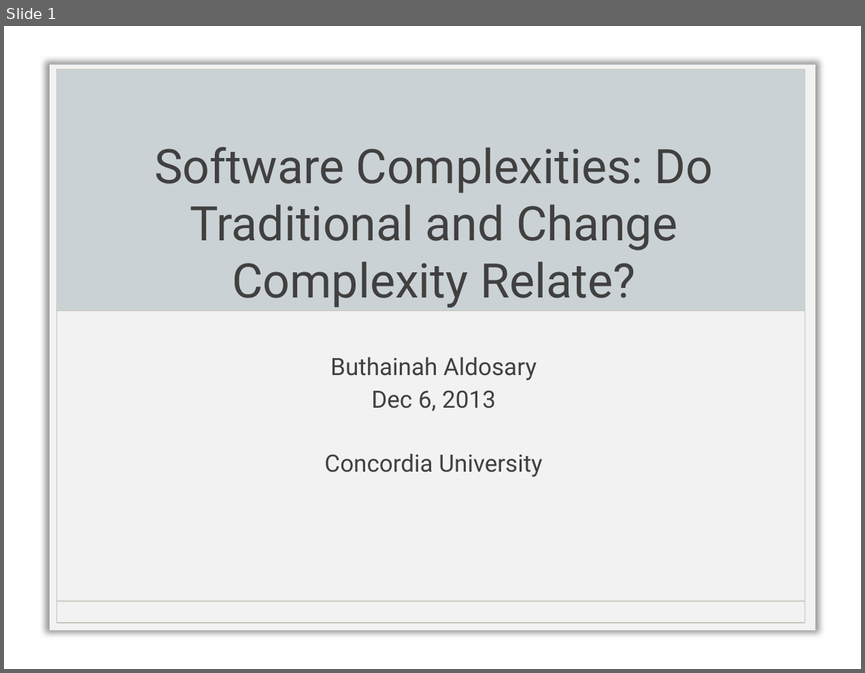
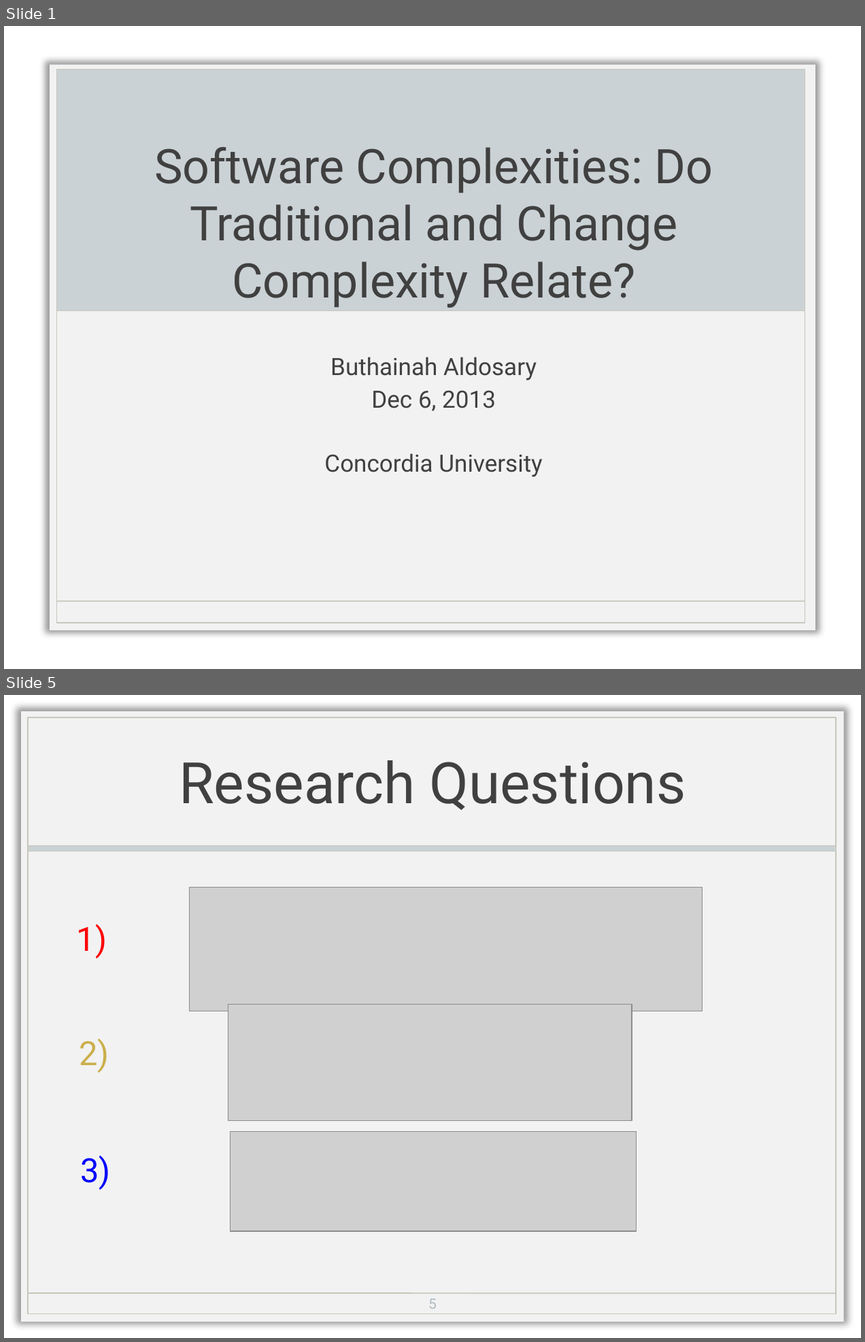
Before and after one commit to Sidharath/change_complexity, a slide deck: Complexity_Buthainah.pptx. Shown one above the other, each under a label of ours: slide 1 before the commit, slides 1 and 5 after it; the slides between them are not shown. The pictures are 865x673 and 865x1342 pixels, drawn with LibreOffice and Linux fonts; fonts in the diff are those of the drawing; grey boxes stand for pictures; background and template pictures are left out. Boxes give left, top, right and bottom in pixels: in the first picture for what was removed or moved away, otherwise in the second. Text is boxed around its words. In the diff, an @@ line names an element or a change of style, - is before the commit and + after.

```diff
--- a/Complexity_Buthainah.pptx
+++ b/Complexity_Buthainah.pptx
@@ slide 5 added at bbox=[4, 695, 861, 1338], background picture (left out) @@
@@ title added at bbox=[179, 760, 685, 810], 48 pt, text #404040 @@
+Research Questions
@@ group added at bbox=[21, 711, 844, 1321]: 3 rectangles, 1 line @@
@@ picture added at bbox=[190, 887, 702, 1011] @@
@@ text added at bbox=[77, 924, 107, 958], 28 pt, text #FF0000 @@
+1)
@@ picture added at bbox=[228, 1004, 632, 1121] @@
@@ text added at bbox=[79, 1038, 109, 1072], 28 pt, text #CBAF4B @@
+2)
@@ picture added at bbox=[230, 1131, 636, 1232] @@
@@ text added at bbox=[80, 1155, 111, 1189], 28 pt, text #0000FF @@
+3)
@@ page number added at bbox=[428, 1298, 436, 1308], 12 pt, text #B0BCC1 @@
+5
```
Also in this commit, not shown: 1 slide changed, 12 other slides added, 5 slides removed, 1 other file.
